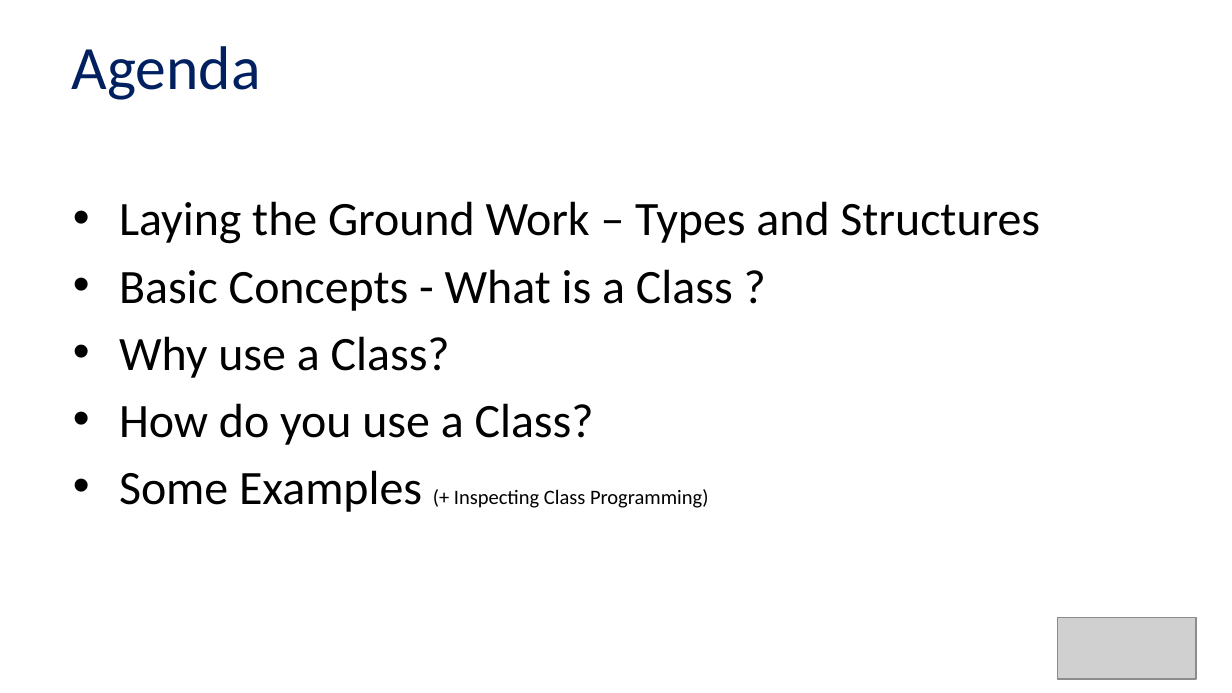
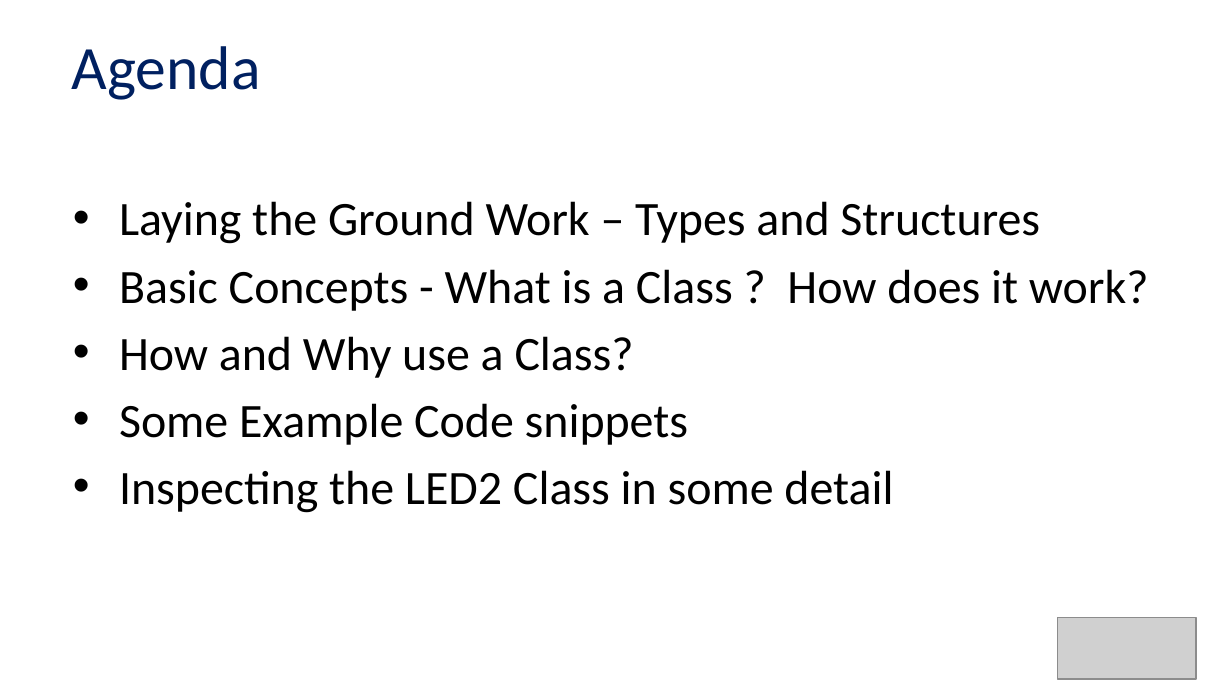
Before and after one commit to Alan-Lomax/MERG-SIG-Presentations, a slide deck: slide 2 of Part 4 - Introduction to Class Programming.pptx. Drawn at 1232x693 pixels with LibreOffice and Linux fonts; fonts in the diff are those of the drawing; grey boxes stand for pictures; background and template pictures are left out. Boxes give left, top, right and bottom in pixels: in the first picture for what was removed or moved away, otherwise in the second. Text is boxed around its words. In the diff, an @@ line names an element or a change of style, - is before the commit and + after.

```diff
--- a/Part 4 - Introduction to Class Programming.pptx
+++ b/Part 4 - Introduction to Class Programming.pptx
@@ text at (x1=119, y1=269, x2=1149, y2=513): text changed @@
-• Basic Concepts - What is a Class ?
-• Why use a Class?
-• How do you use a Class?
-• Some Examples (+ Inspecting Class Programming)
+• Basic Concepts - What is a Class ? How does it work?
+• How and Why use a Class?
+• Some Example Code snippets
+• Inspecting the LED2 Class in some detail
```
Also in this commit, not shown: 10 other slides changed, 5 slides added.
